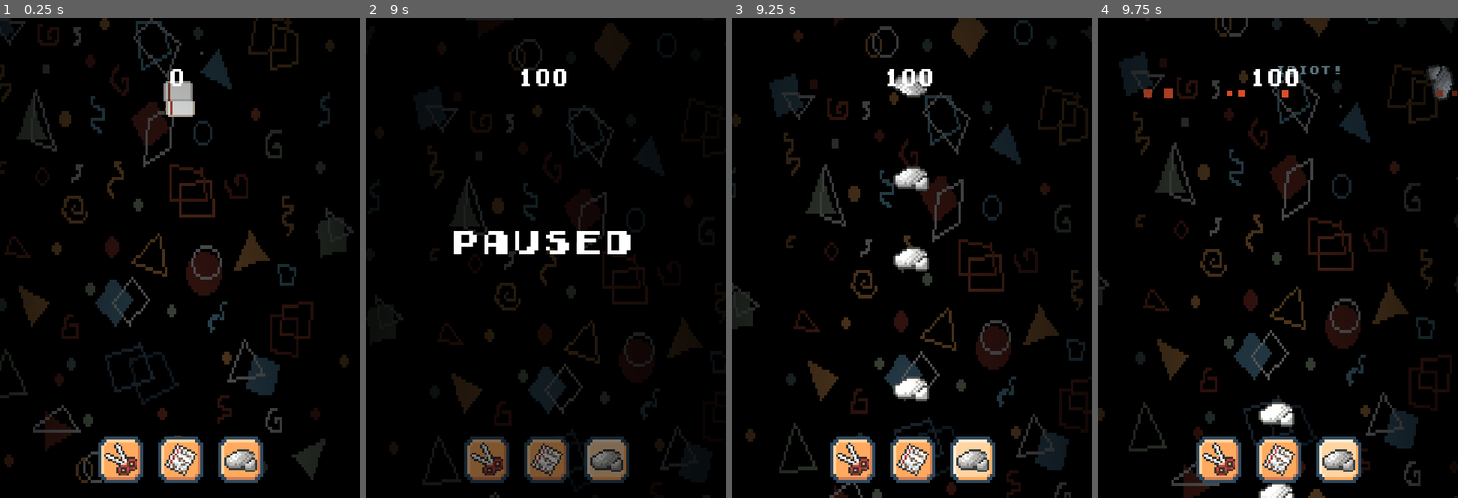
Above: before the commit, frames 1-4 (left to right).
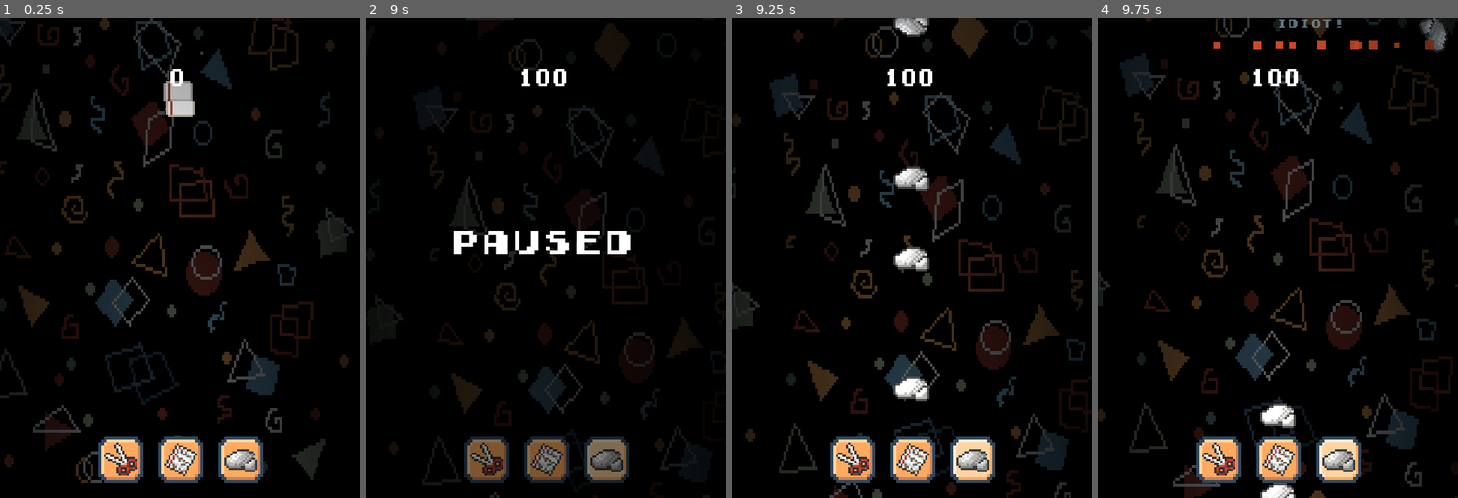
Above: after the commit, the same moments.

Repository: WebsterMiguelle/UnnamedRPS_MockProject
Game: Godot game, scene res://Scenes/Main.tscn
Same seed, same stepped clock (60 frames per second), same inputs: the game is played once before the commit and once after it.
Inputs (mouse positions are in pixels of both pictures, inside the frame that each line leads up to):
- Up to frame 1 (0.25 s): no input
- Up to frame 2 (9 s): click (488, 459) at 0.5 s; click (546, 459) at 1.25 s; click (607, 459) at 2 s; click (488, 459) at 2.75 s; click (546, 459) at 3.5 s; click "RETRY" at 4.25 s; click (607, 459) at 5 s; click "RETRY" at 5.75 s; click (488, 459) at 6.5 s; click (546, 459) at 7.25 s; click (607, 459) at 8 s; tap Enter at 8.75 s; tap Space at 8.85 s
- Up to frame 3 (9.25 s): tap Space at 9.02 s
- Up to frame 4 (9.75 s): tap Space at 9.32, 9.6 s

Frames 1-2 are identical in both runs. In frame 3, 0.6% of the frame differs, in the area x 44-55%, y 0-17%; in frame 4, 7.1%, in the area x 0-100%, y 0-100%.

Commit message:
Dynamic Music and More SFX Added

Diff:
--- a/Scenes/Main.tscn
+++ b/Scenes/Main.tscn
@@ -7,7 +7,10 @@
 [ext_resource type="Script" uid="uid://bl5qa7n8mmpb6" path="res://Scenes/shake_camera.gd" id="5_ltlj5"]
 [ext_resource type="Shader" uid="uid://mdxx2xm26xss" path="res://Scenes/Gameplay_Background_Scroll.gdshader" id="6_jw32o"]
 [ext_resource type="Texture2D" uid="uid://bile8wypcdiqv" path="res://ASSETS/RPS_Tile_BG_clear.png" id="7_50glp"]
-[ext_resource type="AudioStream" uid="uid://di4q8ygtf555k" path="res://ASSETS/BGM_SFX/Let's Clash.wav" id="8_50glp"]
+[ext_resource type="AudioStream" uid="uid://ct8whm0pxally" path="res://ASSETS/BGM_SFX/Let's Clash (No Clash).wav" id="8_4kpch"]
+[ext_resource type="AudioStream" uid="uid://d1b26pyo6pp13" path="res://ASSETS/BGM_SFX/Let's Clash (Super Clash).wav" id="9_grg3l"]
+[ext_resource type="AudioStream" uid="uid://c860xohxto6k6" path="res://ASSETS/BGM_SFX/Let's Clash (Mega Clash).wav" id="10_frkhe"]
+[ext_resource type="AudioStream" uid="uid://b4t75rascjyku" path="res://ASSETS/BGM_SFX/Let's Clash (RPS CLash).wav" id="11_1p5hy"]
 
 [sub_resource type="AtlasTexture" id="AtlasTexture_xgxeb"]
 atlas = ExtResource("3_4aqey")
@@ -103,6 +106,17 @@
 [sub_resource type="AudioStreamPolyphonic" id="AudioStreamPolyphonic_jw32o"]
 polyphony = 16
 
+[sub_resource type="AudioStreamSynchronized" id="AudioStreamSynchronized_h1m7h"]
+stream_count = 4
+stream_0/stream = ExtResource("8_4kpch")
+stream_0/volume = 0.0
+stream_1/stream = ExtResource("9_grg3l")
+stream_1/volume = -60.0
+stream_2/stream = ExtResource("10_frkhe")
+stream_2/volume = -60.0
+stream_3/stream = ExtResource("11_1p5hy")
+stream_3/volume = -60.0
+
 [node name="Main" type="Node2D" unique_id=76817665]
 process_mode = 3
 script = ExtResource("1_pojwb")
@@ -338,8 +352,8 @@
 autoplay = true
 
 [node name="BGM Player" type="AudioStreamPlayer2D" parent="." unique_id=660192274]
-stream = ExtResource("8_50glp")
-volume_db = -3.476
+stream = SubResource("AudioStreamSynchronized_h1m7h")
+volume_db = -1.759
 autoplay = true
 
 [connection signal="pressed" from="CanvasLayer/HBoxContainer/Scissors" to="." method="_on_scissors_pressed"]
--- a/Scripts/background.gd
+++ b/Scripts/background.gd
@@ -9,6 +9,7 @@
 @onready var dark_overlay = $CanvasLayer/DarkOverlay
 @onready var pause_screen = $"CanvasLayer/Pause Screen"
 
+@onready var difficulty_timer: Timer = $DifficultyTimer
 @onready var enemy_timer: Timer = $"Enemy Timer"
 @onready var shake_camera: Camera2D = $ShakeCamera
 @onready var clash_particles = preload("res://Scenes/clash_particles.tscn")
@@ -23,7 +24,6 @@
 var playback: AudioStreamPlaybackPolyphonic
 const BUTTON:AudioStream = preload("uid://dbfmq2oucugf7")
 const CLASH = preload("uid://bx4sjsu5b86xu")
-const COMBO = preload("uid://cm6qjmtcwnrj6")
 const DRAW = preload("uid://7wchsd46l0mb")
 const LOSE_COUNTER = preload("uid://cjilfol4gvosx")
 const PAPER_COUNTER = preload("uid://djlyvcjvdvl7b")
@@ -33,9 +33,18 @@
 const SUPER_CLASH = preload("uid://cnotsb71flbsn")
 const MEGA_CLASH = preload("uid://d24fw1joefwbj")
 const RPS_CLASH = preload("uid://dc7l11blghllo")
+const COMBO_1 = preload("uid://b80bmfn1uatew")
+const COMBO_2 = preload("uid://cpqd2sim8muhb")
+const COMBO_3 = preload("uid://bqax6j8r0udqy")
+const COMBO_4 = preload("uid://c44ij65op8jfa")
+const COMBO_5 = preload("uid://d3appgpdq4f8w")
+const COMBO_6 = preload("uid://cj28v687j38g8")
+const COMBO_7 = preload("uid://sb8p46n1qxl0")
+const COMBO_DOWN = preload("uid://bgup1ufpobo7w")
+
 
 @onready var bgm_player: AudioStreamPlayer2D = $"BGM Player"
-
+var synchronizer: AudioStreamSynchronized
 
 @export var player_speed := 300
 @export var player_acceleration := 200
@@ -83,7 +92,7 @@
 const ENEMY_LINE_Y = 100
 
 func get_hype_word():
-	var index = clamp(min(combo / 5, hype_words.size() - 1),0,6)
+	var index = clamp(min(combo / 10, hype_words.size() - 1),0,6)
 	return hype_words[index]
 
 func get_draw_word():
@@ -96,20 +105,27 @@
 	label.modulate = Color.YELLOW
 	label.position = position
 
-	if combo < 5:
+	if combo < 10:
 		label.modulate = Color.LIGHT_BLUE
-	elif combo < 10:
+		play_sound(COMBO_1)
+	elif combo < 20:
 		label.modulate = Color.MEDIUM_ORCHID
-	elif combo < 15:
+		play_sound(COMBO_2)
+	elif combo < 30:
 		label.modulate = Color.PINK
-	elif combo < 20:
+		play_sound(COMBO_3)
+	elif combo < 40:
 		label.modulate = Color.INDIAN_RED
-	elif combo < 25:
+		play_sound(COMBO_4)
+	elif combo < 50:
 		label.modulate = Color.ORANGE_RED
-	elif combo < 30:
+		play_sound(COMBO_5)
+	elif combo < 60:
 		label.modulate = Color.ORANGE
+		play_sound(COMBO_6)
 	else:
 		label.modulate = Color.GOLD
+		play_sound(COMBO_7)
 	add_child(label)
 
 	var tween = create_tween()
@@ -150,6 +166,10 @@
 	background.color = Color.BLACK
 	CLASH_particles.emitting = false
 	playback = sfx_player.get_stream_playback()
+	synchronizer = bgm_player.stream
+	synchronizer.set_sync_stream_volume(1, -60)
+	synchronizer.set_sync_stream_volume(2, -60)
+	synchronizer.set_sync_stream_volume(3, -60)
 
 func play_sound(stream: AudioStream):
 	if !sfx_player.playing:
@@ -162,6 +182,8 @@
 	if event is InputEventKey and event.pressed and event.keycode == KEY_SPACE:
 		get_tree().paused = !get_tree().paused
 		pause_screen.visible = get_tree().paused
+		enemy_timer.paused = !enemy_timer.paused
+		difficulty_timer.paused = !difficulty_timer.paused
 		print("Paused" if get_tree().paused else "Resumed")
 
 func update_score_label():
@@ -265,7 +287,7 @@
 			enemy.is_clashed = true
 			player_shape.is_clashed = true
 			resolve_rps(player_shape.type_name, enemy.type_name, player_shape.global_position)
-			var shake_power = clamp(0.5 + combo * 0.1, 0.2, 0.8)
+			var shake_power = clamp(0.5 + combo * 0.1, 0.2, 0.6)
 			shake_camera.add_trauma(shake_power)
 			var tween = create_tween()
 			tween.tween_property(Engine, "time_scale", 0.1, 0)
@@ -293,9 +315,15 @@
 @warning_ignore("shadowed_variable_base_class")
 func resolve_rps(player_type, enemy_type, position: Vector2 = Vector2(-1,-1)):
 	if player_type == enemy_type:
+		if combo >= 30:
+			play_sound(COMBO_DOWN)
+			slow_motion_effect(0.1,2)
 		print("Draw!")
 		combo = 0
 		play_sound(DRAW)
+		synchronizer.set_sync_stream_volume(1, -60)
+		synchronizer.set_sync_stream_volume(2, -60)
+		synchronizer.set_sync_stream_volume(3, -60)
 		var tween = create_tween()
 		tween.tween_property(background, "color", Color.BLACK, 0.2)
 		CLASH_particles.emitting = false
@@ -335,21 +363,42 @@
 		if(player_type == "Circle"): play_sound(ROCK_COUNTER)
 
 		if combo > 2:
-			play_sound(COMBO)
 			spawn_score_popup(popup_text, position)
 		if combo == 10:
 			play_sound(CLASH)
 			play_sound(SUPER_CLASH)
+			var bgm_tween = create_tween()
+			bgm_tween.tween_method(
+				func(volume): synchronizer.set_sync_stream_volume(1, 0),
+				-60.0,
+				0.0,
+				1.0
+			)
 			spawn_clash_popup("SUPER CLASH!",Color.SKY_BLUE)
 			var tween = create_tween()
 			tween.tween_property(background, "color", Color("221a4a"), 0.2)
 		elif combo == 20:
 			play_sound(CLASH)
 			play_sound(MEGA_CLASH)
+			var bgm_tween = create_tween()
+			bgm_tween.tween_method(
+				func(volume): synchronizer.set_sync_stream_volume(2, 0),
+				-60.0,
+				0.0,
+				1.0
+			)
+
 			spawn_clash_popup("MEGA CLASH!", Color.HOT_PINK)
 			var tween = create_tween()
 			tween.tween_property(background, "color", Color("6a2331"), 0.2)
 		elif combo % 30 == 0:
+			var bgm_tween = create_tween()
+			bgm_tween.tween_method(
+				func(volume): synchronizer.set_sync_stream_volume(3, 0),
+				-60.0,
+				0.0,
+				1.0
+			)
 			play_sound(CLASH)
 			play_sound(RPS_CLASH)
 			play_sound(CLASH_CHEER)
Not shown, added: ASSETS/BGM_SFX/Combo Down.wav.import
Not shown, removed: ASSETS/BGM_SFX/Combo.wav.import
Not shown, added: ASSETS/BGM_SFX/Combo_1.wav.import
Not shown, added: ASSETS/BGM_SFX/Combo_2.wav.import
Not shown, added: ASSETS/BGM_SFX/Combo_3.wav.import
Not shown, added: ASSETS/BGM_SFX/Combo_4.wav.import
Not shown, added: ASSETS/BGM_SFX/Combo_5.wav.import
Not shown, added: ASSETS/BGM_SFX/Combo_6.wav.import
Not shown, added: ASSETS/BGM_SFX/Combo_7.wav.import
Not shown, added: ASSETS/BGM_SFX/Let's Clash (Mega Clash).wav.import
Not shown, added: ASSETS/BGM_SFX/Let's Clash (No Clash).wav.import
Not shown, added: ASSETS/BGM_SFX/Let's Clash (RPS CLash).wav.import
(and 26 more such lines)
